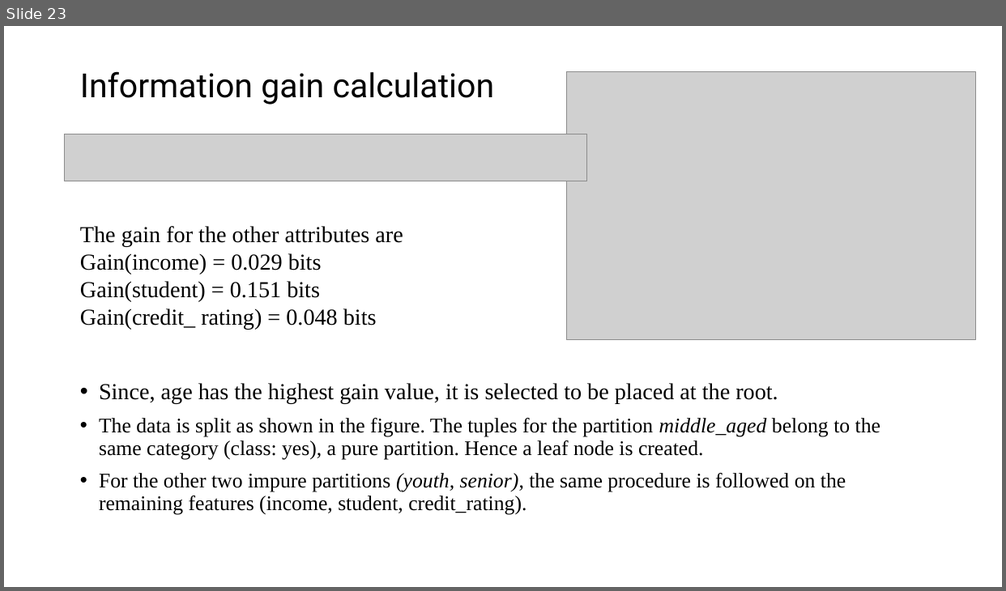
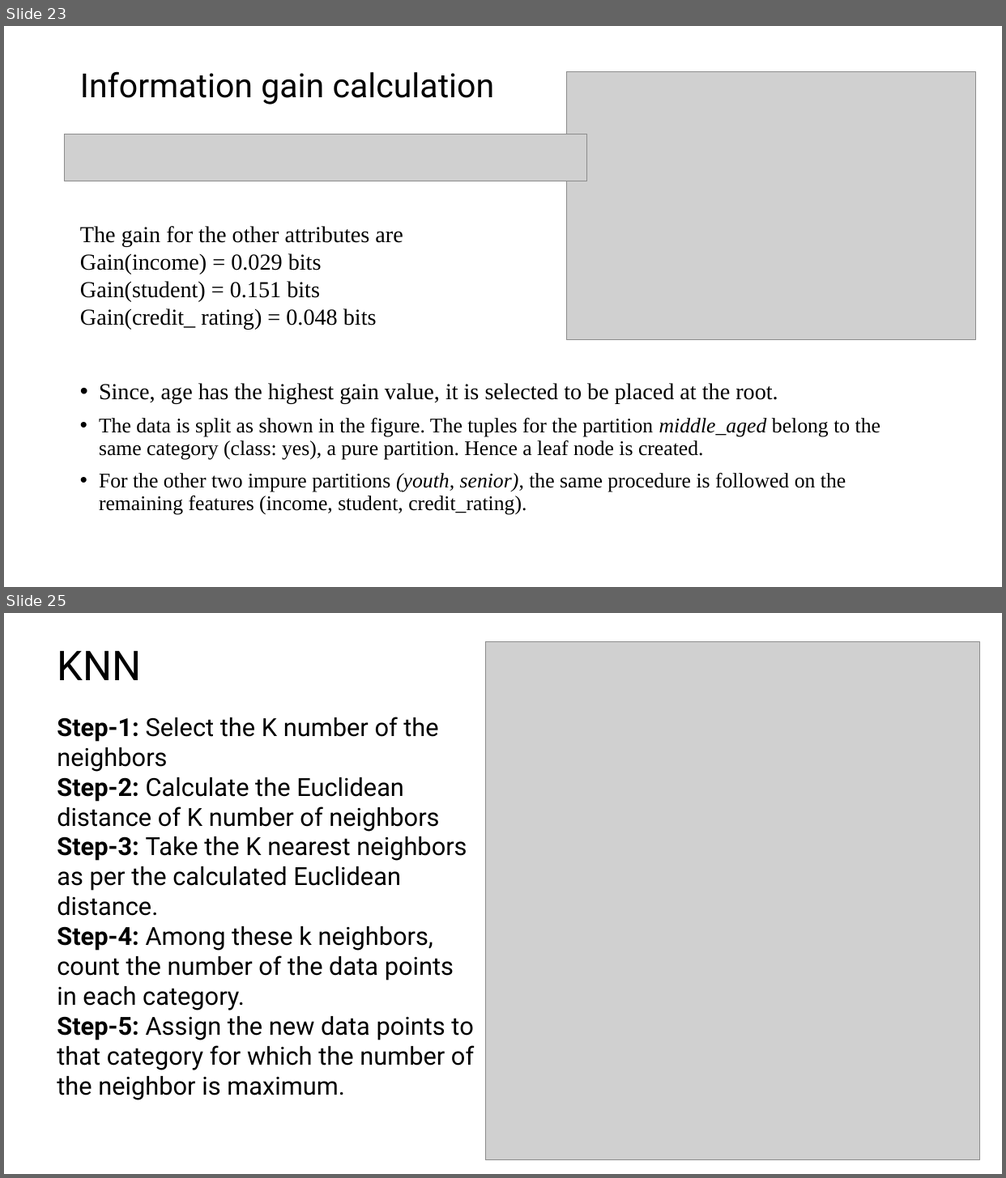
Before and after one commit to gurungdipen/FDS-2024, a slide deck: Modeling.pptx. Shown one above the other, each under a label of ours: slide 23 before the commit, slides 23 and 25 after it; the slides between them are not shown. The pictures are 1006x591 and 1006x1178 pixels, drawn with LibreOffice and Linux fonts; fonts in the diff are those of the drawing; grey boxes stand for pictures. Boxes give left, top, right and bottom in pixels: in the first picture for what was removed or moved away, otherwise in the second. Text is boxed around its words. In the diff, an @@ line names an element or a change of style, - is before the commit and + after.

```diff
--- a/Modeling.pptx
+++ b/Modeling.pptx
@@ slide 25 added at box(4, 613, 1002, 1174), background #FFFFFF @@
@@ title added at box(57, 651, 142, 680), 39.6 pt, text #000000 @@
+KNN
@@ picture added at box(485, 642, 979, 1161) @@
@@ text added at box(57, 717, 474, 1101), 24 pt, text #000000 @@
+Step-1: Select the K number of the neighbors
+Step-2: Calculate the Euclidean distance of K number of neighbors
+Step-3: Take the K nearest neighbors as per the calculated Euclidean distance.
+Step-4: Among these k neighbors, count the number of the data points in each category.
+Step-5: Assign the new data points to that category for which the number of the neighbor is maximum.
```
Also in this commit, not shown: 7 other slides added.
